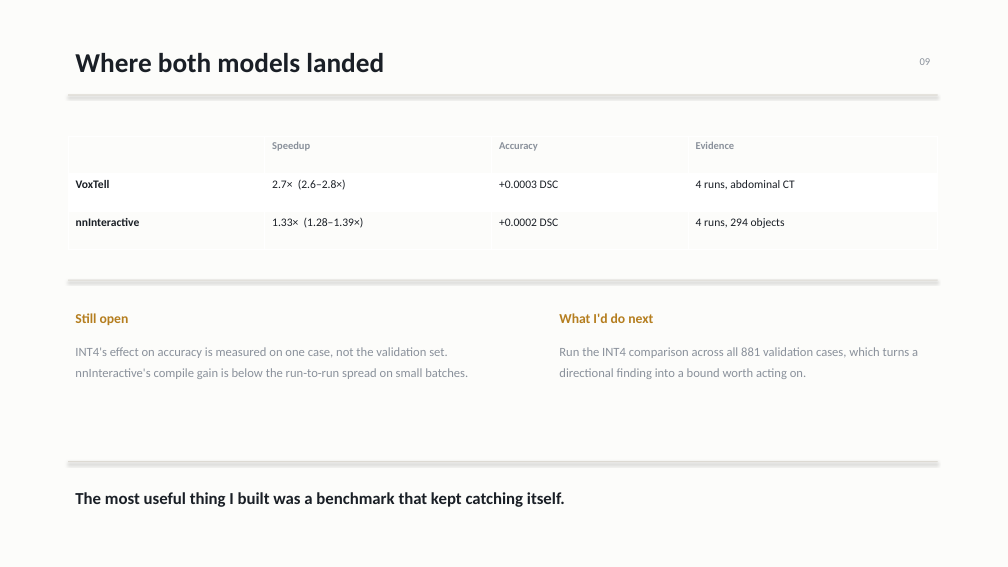
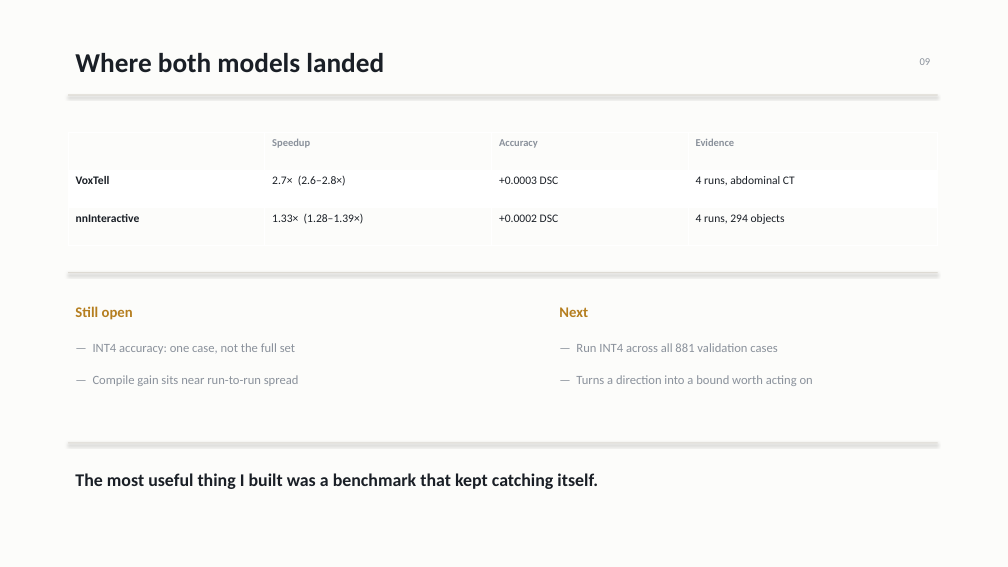
Before and after one commit to pentaexe/VoxTell-main, a slide deck: slide 9 of slides.pptx. Drawn at 1008x567 pixels with LibreOffice and Linux fonts; fonts in the diff are those of the drawing. Boxes give left, top, right and bottom in pixels: in the first picture for what was removed or moved away, otherwise in the second. Text is boxed around its words. In the diff, an @@ line names an element or a change of style, - is before the commit and + after.

```diff
--- a/slides.pptx
+++ b/slides.pptx
@@ table: place and size @@
-table at [68,136,938,250]
+table at [68,132,938,246]
@@ text "Still open": place and size @@
-text "Still open" at [75,313,129,325]
+text "Still open" at [75,306,133,320]
@@ text "Still open" at [75,306,133,320]: size 13 to 14 pt @@
@@ rectangle: place and size @@
-rectangle at [68,280,938,281]
+rectangle at [68,272,938,273]
@@ text at [559,307,588,317]: text changed; size 13 to 14 pt @@
-What I'd do next
+Next
@@ text at [93,343,295,354]: text changed @@
-INT4's effect on accuracy is measured on one case, not the validation set.
-nnInteractive's compile gain is below the run-to-run spread on small batches.
+— INT4 accuracy: one case, not the full set
@@ text added at [576,343,777,352], 12 pt, text #8A919B @@
+— Run INT4 across all 881 validation cases
@@ text added at [93,375,299,386], 12 pt, text #8A919B @@
+— Compile gain sits near run-to-run spread
@@ text at [576,375,813,386]: text changed @@
-Run the INT4 comparison across all 881 validation cases, which turns a
-directional finding into a bound worth acting on.
+— Turns a direction into a bound worth acting on
@@ rectangle: place and size @@
-rectangle at [68,461,938,462]
+rectangle at [68,442,938,443]
@@ text "The most useful thing I ...": place and size @@
-text "The most useful thing I ..." at [75,492,565,507]
+text "The most useful thing I ..." at [75,473,598,489]
@@ text "The most useful thing I ..." at [75,473,598,489]: size 16 to 17 pt @@
```
Also in this commit, not shown: 7 other slides changed, 1 other file.
